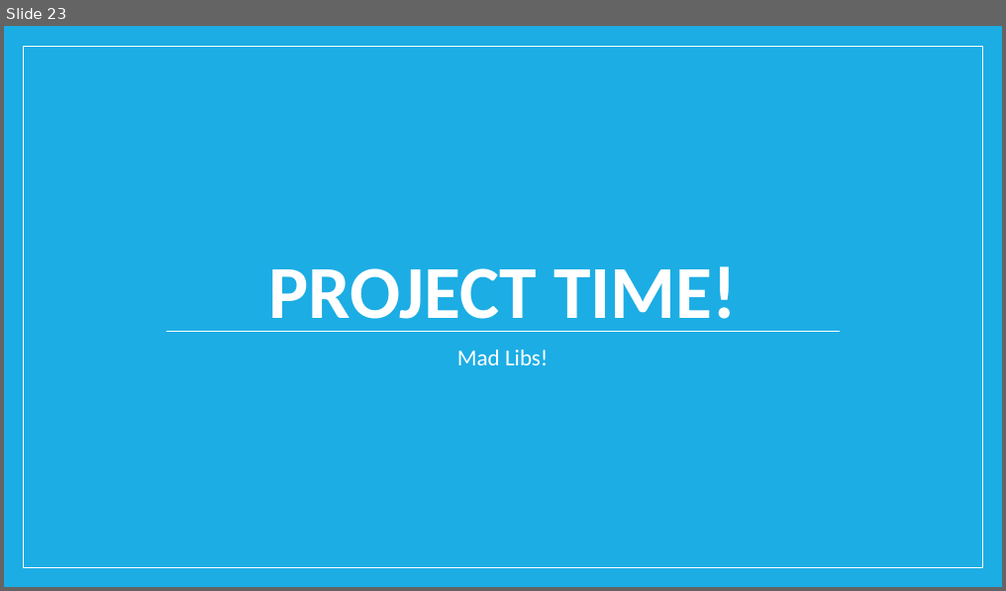
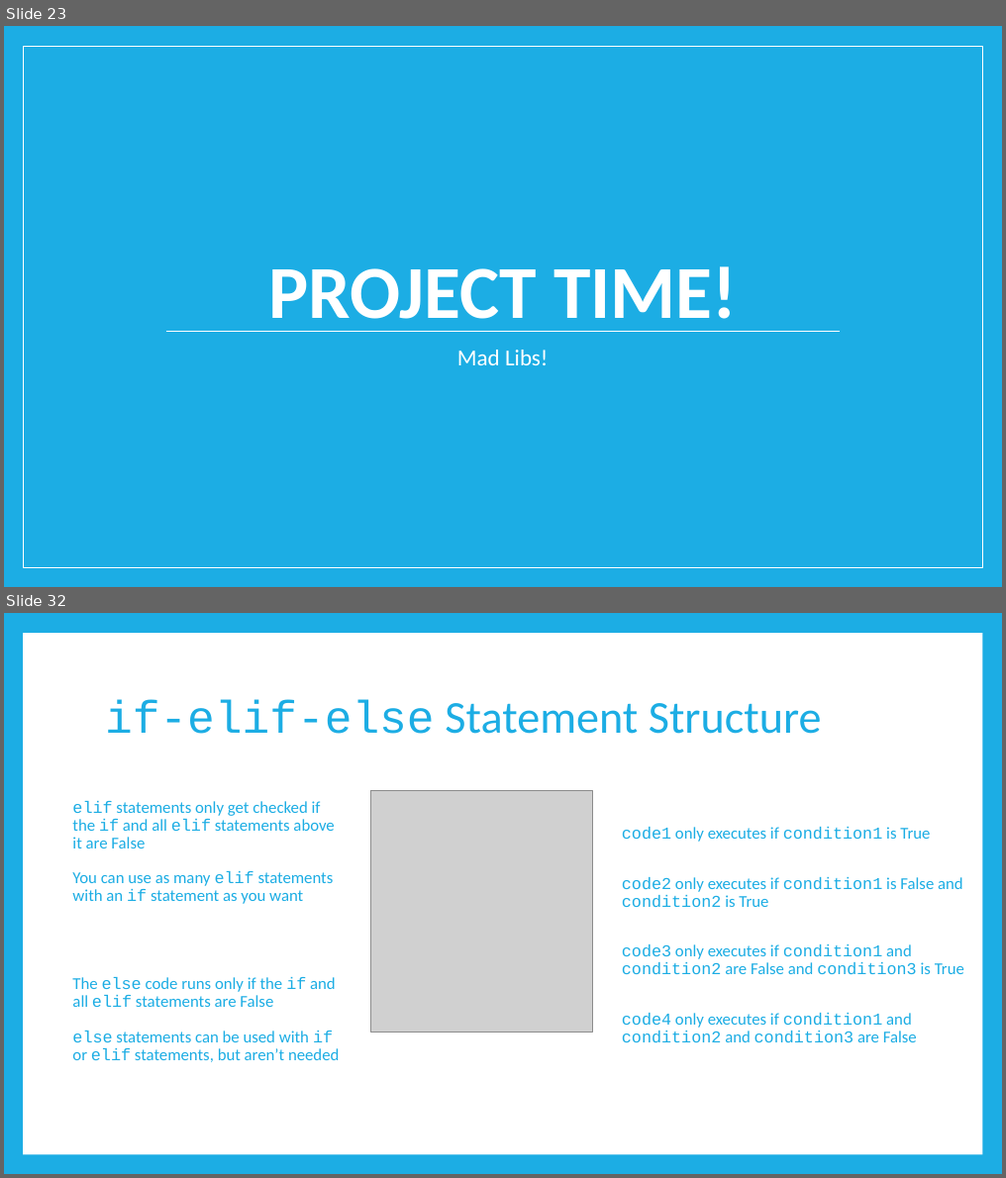
Before and after one commit to TristinSchlauch11/code-ninjas-python, a slide deck: Intro to Python.pptx. Shown one above the other, each under a label of ours: slide 23 before the commit, slides 23 and 32 after it; the slides between them are not shown. The pictures are 1006x591 and 1006x1178 pixels, drawn with LibreOffice and Linux fonts; fonts in the diff are those of the drawing; grey boxes stand for pictures. Boxes give left, top, right and bottom in pixels: in the first picture for what was removed or moved away, otherwise in the second. Text is boxed around its words. In the diff, an @@ line names an element or a change of style, - is before the commit and + after.

```diff
--- a/Intro to Python.pptx
+++ b/Intro to Python.pptx
@@ slide 32 added at [4, 613, 1002, 1174], background #1CADE4 @@
@@ rectangle added at [23, 633, 982, 1155], fill #FFFFFF @@
@@ title added at [105, 700, 822, 734], 44 pt, text #1CADE4 @@
+if-elif-else Statement Structure
@@ picture added at [370, 790, 592, 1032] @@
@@ text added at [72, 801, 334, 849], 16 pt, text #1CADE4 @@
+elif statements only get checked if the if and all elif statements above it are False
@@ text added at [622, 827, 930, 842], 16 pt, text #1CADE4 @@
+code1 only executes if condition1 is True
@@ text added at [72, 871, 334, 904], 16 pt, text #1CADE4 @@
+You can use as many elif statements with an if statement as you want
@@ text added at [622, 877, 963, 908], 16 pt, text #1CADE4 @@
+code2 only executes if condition1 is False and condition2 is True
@@ text added at [622, 945, 964, 975], 16 pt, text #1CADE4 @@
+code3 only executes if condition1 and condition2 are False and condition3 is True
@@ text added at [72, 977, 336, 1007], 16 pt, text #1CADE4 @@
+The else code runs only if the if and all elif statements are False
@@ text added at [622, 1013, 917, 1044], 16 pt, text #1CADE4 @@
+code4 only executes if condition1 and condition2 and condition3 are False
@@ text added at [72, 1031, 339, 1062], 16 pt, text #1CADE4 @@
+else statements can be used with if or elif statements, but aren’t needed
```
Also in this commit, not shown: 26 other slides added, 1 other file.
